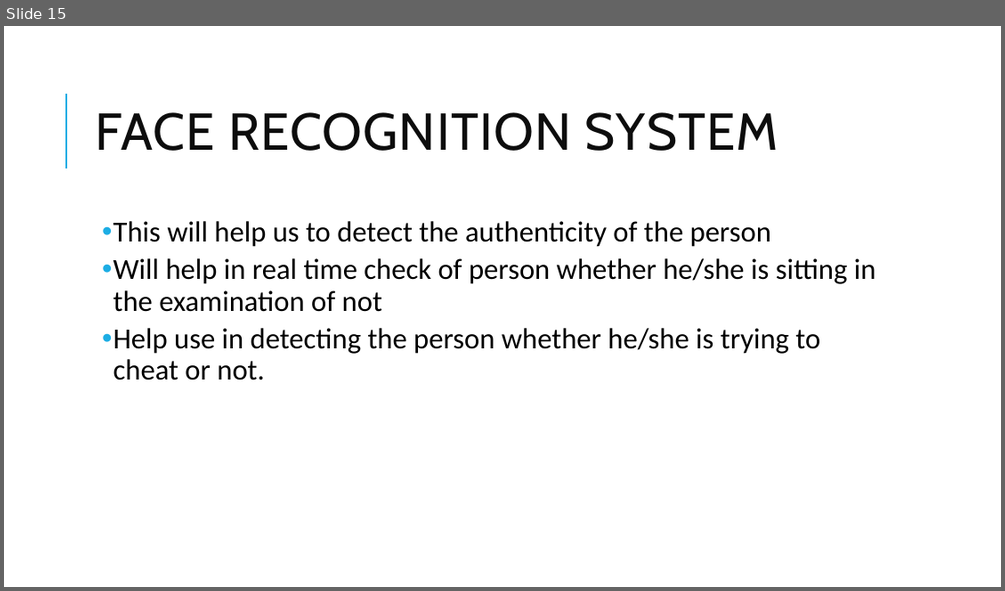
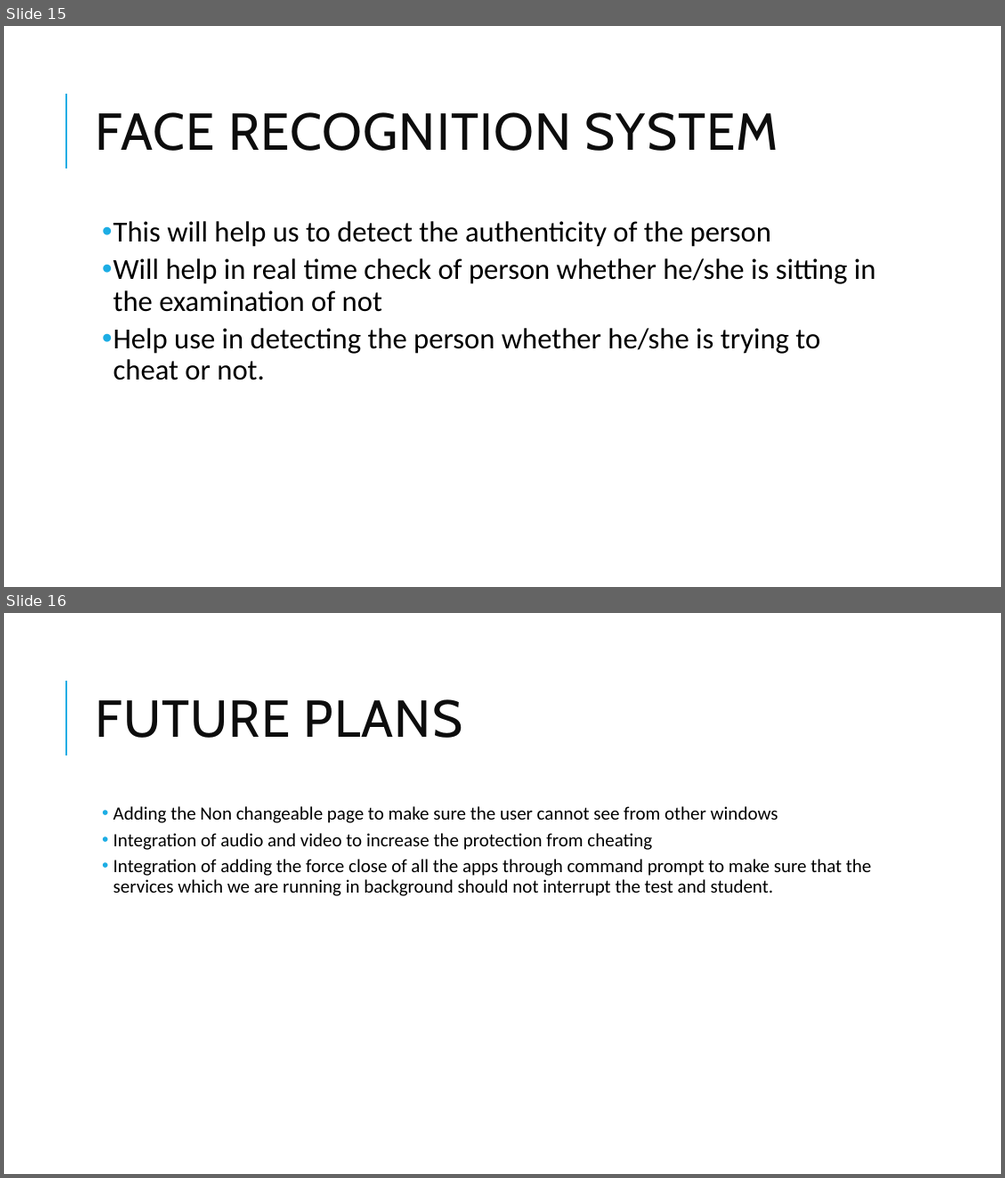
Before and after one commit to adarshdwivedi123/projectchecking, a slide deck: Project Presentation.pptx. Shown one above the other, each under a label of ours: slide 15 before the commit, slides 15 and 16 after it. The pictures are 1005x591 and 1005x1178 pixels, drawn with LibreOffice and Linux fonts; fonts in the diff are those of the drawing. Boxes give left, top, right and bottom in pixels: in the first picture for what was removed or moved away, otherwise in the second. Text is boxed around its words. In the diff, an @@ line names an element or a change of style, - is before the commit and + after.

```diff
--- a/Project Presentation.pptx
+++ b/Project Presentation.pptx
@@ slide 16 added at [4, 613, 1001, 1174], background #FFFFFF; not listed: 1 template element that a slide beside it also shows @@
@@ title added at [95, 699, 462, 738], 50 pt, text #0D0D0D @@
+FUTURE PLANS
@@ text added at [113, 806, 871, 896], 18 pt, text #000000 @@
+  • Adding the Non changeable page to make sure the user cannot see from other windows
+  • Integration of audio and video to increase the protection from cheating
+  • Integration of adding the force close of all the apps through command prompt to make sure that the services which we are running in background should not interrupt the test and student.
```
Also in this commit, not shown: 1 slide changed, 1 slide removed.
